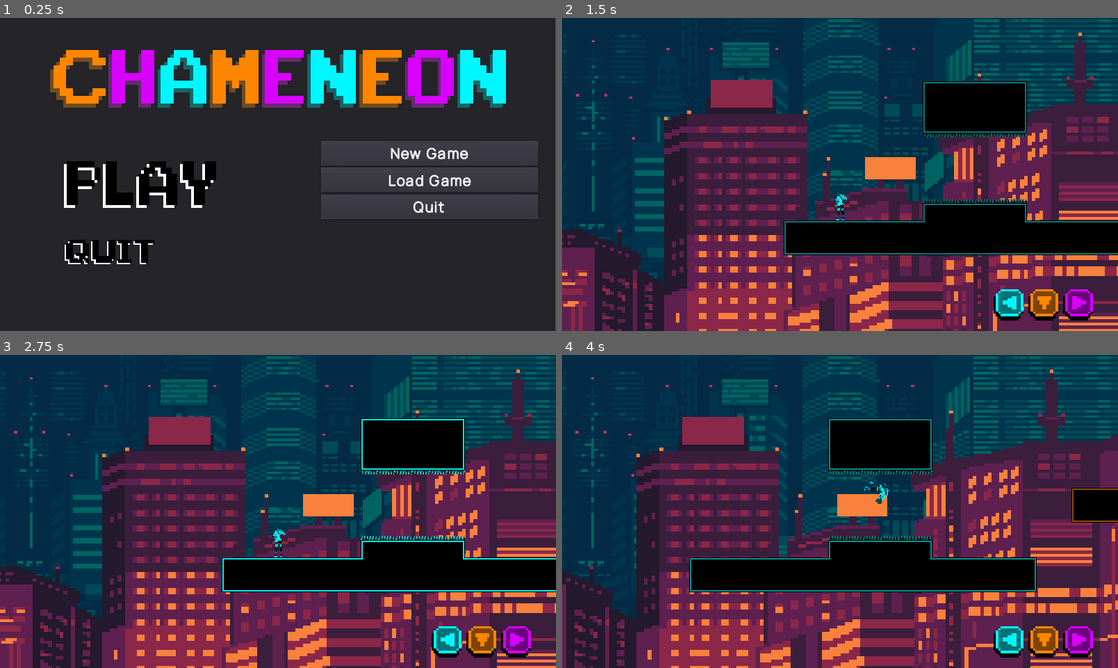
Above: before the commit, frames 1-4 (two rows, left to right).
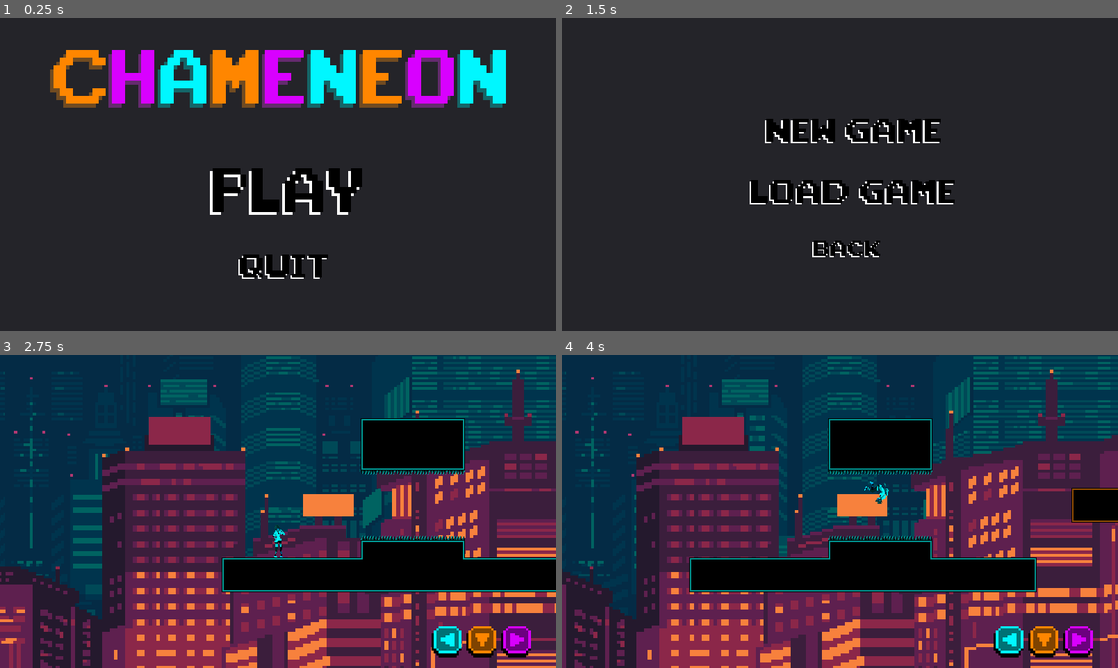
Above: after the commit, the same moments.

Repository: ivancdlarrain/olaGames
Game: Godot game, scene res://scenes/menus/Main_menu.tscn
Same seed, same stepped clock (60 frames per second), same inputs: the game is played once before the commit and once after it.
Inputs (mouse positions are in pixels of both pictures, inside the frame that each line leads up to):
- Up to frame 1 (0.25 s): no input
- Up to frame 2 (1.5 s): click (990, 180) at 0.5 s, where only the run before the commit has a clickable "Load Game"; click (845, 193) at 1.27 s
- Up to frame 3 (2.75 s): click (289, 530) at 2.02 s
- Up to frame 4 (4 s): move the mouse to (962, 495) at 2.77 s; hold Space (special) 2.78-3.53 s; hold D (WASD_right) from 2.78 s (still down); tap W (WASD_up) at 3.02, 3.77 s; move the mouse to (728, 527) at 3.52 s; tap Space (special) at 3.6 s

The runs differ from the first frame. In frame 1, 12% of the frame differs, in the area x 11-100%, y 0-100%; in frame 2, 81%, in the area x 0-100%, y 0-100%; in frame 3, 1.1%; in frame 4, nothing differs.

Commit message:
Menu upgrade
Visual upgrade to the menu

Diff:
--- a/scenes/Tutorials/Tutorial 2.tscn
+++ b/scenes/Tutorials/Tutorial 2.tscn
@@ -188,9 +188,6 @@
 
 [node name="Player" parent="." instance=ExtResource( 1 )]
 position = Vector2( 128, 256 )
-blue_tile_map_path = NodePath("../TileMaps/Blue/Blue")
-orange_tile_map_path = NodePath("../TileMaps/Orange/Orange")
-purple_tile_map_path = NodePath("../TileMaps/Purple/Purple")
 
 [node name="Camera2D" type="Camera2D" parent="Player"]
 position = Vector2( 0, -79.6482 )
--- a/scenes/menus/Main_menu.tscn
+++ b/scenes/menus/Main_menu.tscn
@@ -1,18 +1,9 @@
-[gd_scene load_steps=9 format=2]
+[gd_scene load_steps=7 format=2]
 
-[ext_resource path="res://fonts/Manrope-VariableFont_wght.ttf" type="DynamicFontData" id=1]
 [ext_resource path="res://scripts/Main_menu.gd" type="Script" id=2]
 [ext_resource path="res://assets/sprites/menu/Title.png" type="Texture" id=3]
 [ext_resource path="res://assets/sprites/menu/Play.png" type="Texture" id=4]
 [ext_resource path="res://assets/sprites/menu/Quit.png" type="Texture" id=5]
-
-[sub_resource type="DynamicFont" id=1]
-size = 26
-outline_size = 1
-extra_spacing_top = 2
-extra_spacing_bottom = 2
-extra_spacing_char = 3
-font_data = ExtResource( 1 )
 
 [sub_resource type="Animation" id=2]
 resource_name = "title1"
@@ -57,18 +48,17 @@
 [node name="Panel" type="Panel" parent="CanvasLayer"]
 anchor_right = 1.0
 anchor_bottom = 1.0
-margin_left = -0.663452
-margin_right = -0.663452
 __meta__ = {
 "_edit_use_anchors_": false
 }
 
 [node name="PlayButton" type="TextureButton" parent="CanvasLayer/Panel"]
-margin_left = 116.352
-margin_top = 256.352
-margin_right = 399.352
-margin_bottom = 357.352
+margin_left = 382.577
+margin_top = 269.276
+margin_right = 665.577
+margin_bottom = 370.276
 __meta__ = {
+"_edit_group_": true,
 "_edit_use_anchors_": false
 }
 
@@ -79,11 +69,12 @@
 vframes = 3
 
 [node name="QuitButton" type="TextureButton" parent="CanvasLayer/Panel"]
-margin_left = 115.233
-margin_top = 403.158
-margin_right = 289.233
-margin_bottom = 456.158
+margin_left = 434.445
+margin_top = 430.297
+margin_right = 608.445
+margin_bottom = 483.297
 __meta__ = {
+"_edit_group_": true,
 "_edit_use_anchors_": false
 }
 
@@ -92,39 +83,6 @@
 scale = Vector2( 3, 3 )
 texture = ExtResource( 5 )
 vframes = 3
-
-[node name="VBoxContainer" type="VBoxContainer" parent="CanvasLayer"]
-anchor_left = 0.5
-anchor_top = 0.5
-anchor_right = 0.5
-anchor_bottom = 0.5
-margin_left = 78.8015
-margin_top = -62.4762
-margin_right = 478.802
-margin_bottom = 137.524
-__meta__ = {
-"_edit_use_anchors_": false
-}
-
-[node name="NewGame" type="Button" parent="CanvasLayer/VBoxContainer"]
-margin_right = 400.0
-margin_bottom = 46.0
-custom_fonts/font = SubResource( 1 )
-text = "New Game"
-
-[node name="Load Game" type="Button" parent="CanvasLayer/VBoxContainer"]
-margin_top = 50.0
-margin_right = 400.0
-margin_bottom = 96.0
-custom_fonts/font = SubResource( 1 )
-text = "Load Game"
-
-[node name="NewGame2" type="Button" parent="CanvasLayer/VBoxContainer"]
-margin_top = 100.0
-margin_right = 400.0
-margin_bottom = 146.0
-custom_fonts/font = SubResource( 1 )
-text = "Quit"
 
 [node name="Title" type="Sprite" parent="CanvasLayer"]
 position = Vector2( 512.318, 115.506 )
@@ -147,8 +105,5 @@
 [connection signal="mouse_entered" from="CanvasLayer/Panel/QuitButton" to="." method="_on_QuitButton_mouse_entered"]
 [connection signal="mouse_exited" from="CanvasLayer/Panel/QuitButton" to="." method="_on_QuitButton_mouse_exited"]
 [connection signal="pressed" from="CanvasLayer/Panel/QuitButton" to="." method="_on_TextureButton_pressed"]
-[connection signal="pressed" from="CanvasLayer/VBoxContainer/NewGame" to="." method="_on_NewGame_pressed"]
-[connection signal="pressed" from="CanvasLayer/VBoxContainer/Load Game" to="." method="_on_Load_Game_pressed"]
-[connection signal="pressed" from="CanvasLayer/VBoxContainer/NewGame2" to="." method="_on_NewGame2_pressed"]
 [connection signal="timeout" from="TitleTimer" to="." method="_on_TitleTimer_timeout"]
 [connection signal="animation_finished" from="AnimationPlayer" to="." method="_on_AnimationPlayer_animation_finished"]
--- a/scenes/menus/Play_menu.tscn
+++ b/scenes/menus/Play_menu.tscn
@@ -1,8 +1,83 @@
-[gd_scene format=2]
+[gd_scene load_steps=5 format=2]
 
-[node name="Control" type="Control"]
-margin_right = 40.0
-margin_bottom = 40.0
+[ext_resource path="res://assets/sprites/menu/New Game.png" type="Texture" id=1]
+[ext_resource path="res://assets/sprites/menu/Load Game.png" type="Texture" id=2]
+[ext_resource path="res://assets/sprites/menu/Back.png" type="Texture" id=3]
+[ext_resource path="res://scripts/Play_menu.gd" type="Script" id=4]
+
+[node name="PlayMenu" type="Control"]
+anchor_right = 1.0
+anchor_bottom = 1.0
+script = ExtResource( 4 )
 __meta__ = {
 "_edit_use_anchors_": false
 }
+
+[node name="CanvasLayer" type="CanvasLayer" parent="."]
+
+[node name="Panel" type="Panel" parent="CanvasLayer"]
+anchor_right = 1.0
+anchor_bottom = 1.0
+__meta__ = {
+"_edit_use_anchors_": false
+}
+
+[node name="NewGame" type="TextureButton" parent="CanvasLayer/Panel"]
+margin_left = 355.54
+margin_top = 182.108
+margin_right = 709.54
+margin_bottom = 236.108
+__meta__ = {
+"_edit_group_": true,
+"_edit_use_anchors_": false
+}
+
+[node name="Sprite" type="Sprite" parent="CanvasLayer/Panel/NewGame"]
+position = Vector2( 179.559, 27.4283 )
+scale = Vector2( 3, 3 )
+texture = ExtResource( 1 )
+vframes = 3
+
+[node name="LoadGame" type="TextureButton" parent="CanvasLayer/Panel"]
+margin_left = 337.537
+margin_top = 293.866
+margin_right = 730.537
+margin_bottom = 352.866
+__meta__ = {
+"_edit_group_": true,
+"_edit_use_anchors_": false
+}
+
+[node name="Sprite" type="Sprite" parent="CanvasLayer/Panel/LoadGame"]
+position = Vector2( 196.816, 28.3027 )
+scale = Vector2( 3, 3 )
+texture = ExtResource( 2 )
+vframes = 3
+
+[node name="Back" type="TextureButton" parent="CanvasLayer/Panel"]
+margin_left = 459.228
+margin_top = 409.796
+margin_right = 596.228
+margin_bottom = 450.796
+__meta__ = {
+"_edit_group_": true,
+"_edit_use_anchors_": false
+}
+
+[node name="Sprite" type="Sprite" parent="CanvasLayer/Panel/Back"]
+position = Vector2( 65.5345, 15.9875 )
+scale = Vector2( 2, 2 )
+texture = ExtResource( 3 )
+vframes = 3
+[connection signal="button_down" from="CanvasLayer/Panel/NewGame" to="." method="_on_NewGame_button_down"]
+[connection signal="mouse_entered" from="CanvasLayer/Panel/NewGame" to="." method="_on_NewGame_mouse_entered"]
+[connection signal="mouse_exited" from="CanvasLayer/Panel/NewGame" to="." method="_on_NewGame_mouse_exited"]
+[connection signal="pressed" from="CanvasLayer/Panel/NewGame" to="." method="_on_NewGame_pressed"]
+[connection signal="button_down" from="CanvasLayer/Panel/LoadGame" to="." method="_on_LoadGame_button_down"]
+[connection signal="mouse_entered" from="CanvasLayer/Panel/LoadGame" to="." method="_on_LoadGame_mouse_entered"]
+[connection signal="mouse_exited" from="CanvasLayer/Panel/LoadGame" to="." method="_on_LoadGame_mouse_exited"]
+[connection signal="pressed" from="CanvasLayer/Panel/LoadGame" to="." method="_on_LoadGame_pressed"]
+[connection signal="button_down" from="CanvasLayer/Panel/Back" to="." method="_on_Back_button_down"]
+[connection signal="mouse_entered" from="CanvasLayer/Panel/Back" to="." method="_on_Back_mouse_entered"]
+[connection signal="mouse_exited" from="CanvasLayer/Panel/Back" to="." method="_on_Back_mouse_exited"]
+[connection signal="pressed" from="CanvasLayer/Panel/Back" to="." method="_on_Back_pressed"]
--- a/scripts/Main_menu.gd
+++ b/scripts/Main_menu.gd
@@ -4,20 +4,6 @@
 
 func _ready():
 	$TitleTimer.start()
-
-
-func _on_NewGame_pressed():
-# warning-ignore:return_value_discarded
-	get_tree().change_scene("res://scenes/Tutorials/Tutorial 1.tscn")
-
-
-func _on_NewGame2_pressed():
-	get_tree().quit()
-
-
-func _on_Load_Game_pressed():
-
-	Save.load_game()
 
 
 func _on_AnimationPlayer_animation_finished(anim_name):
--- /dev/null
+++ b/scripts/Play_menu.gd
@@ -0,0 +1,53 @@
+extends Control
+
+
+
+
+func _on_NewGame_pressed():
+	get_tree().change_scene("res://scenes/Tutorials/Tutorial 1.tscn")
+
+
+func _on_NewGame_button_down():
+	$CanvasLayer/Panel/NewGame/Sprite.frame = 2
+
+
+func _on_NewGame_mouse_entered():
+	$CanvasLayer/Panel/NewGame/Sprite.frame = 1
+
+
+func _on_NewGame_mouse_exited():
+	$CanvasLayer/Panel/NewGame/Sprite.frame = 0
+
+
+func _on_LoadGame_button_down():
+	$CanvasLayer/Panel/LoadGame/Sprite.frame = 2
+
+
+func _on_LoadGame_pressed():
+	Save.load_game()
+
+
+func _on_LoadGame_mouse_entered():
+	$CanvasLayer/Panel/LoadGame/Sprite.frame = 1
+
+
+func _on_LoadGame_mouse_exited():
+	$CanvasLayer/Panel/LoadGame/Sprite.frame = 0
+
+
+
+
+func _on_Back_pressed():
+	get_tree().change_scene("res://scenes/menus/Main_menu.tscn")
+
+
+func _on_Back_mouse_exited():
+	$CanvasLayer/Panel/Back/Sprite.frame = 0
+
+
+func _on_Back_mouse_entered():
+	$CanvasLayer/Panel/Back/Sprite.frame = 1
+
+
+func _on_Back_button_down():
+	$CanvasLayer/Panel/Back/Sprite.frame = 2
Binary file added: assets/sprites/menu/Back.png
Not shown, added: assets/sprites/menu/Back.png.import
Binary file added: assets/sprites/menu/Load Game.png
Not shown, added: assets/sprites/menu/Load Game.png.import
Binary file added: assets/sprites/menu/New Game.png
Not shown, added: assets/sprites/menu/New Game.png.import
Binary file changed: assets/sprites/menu/Quit.png
